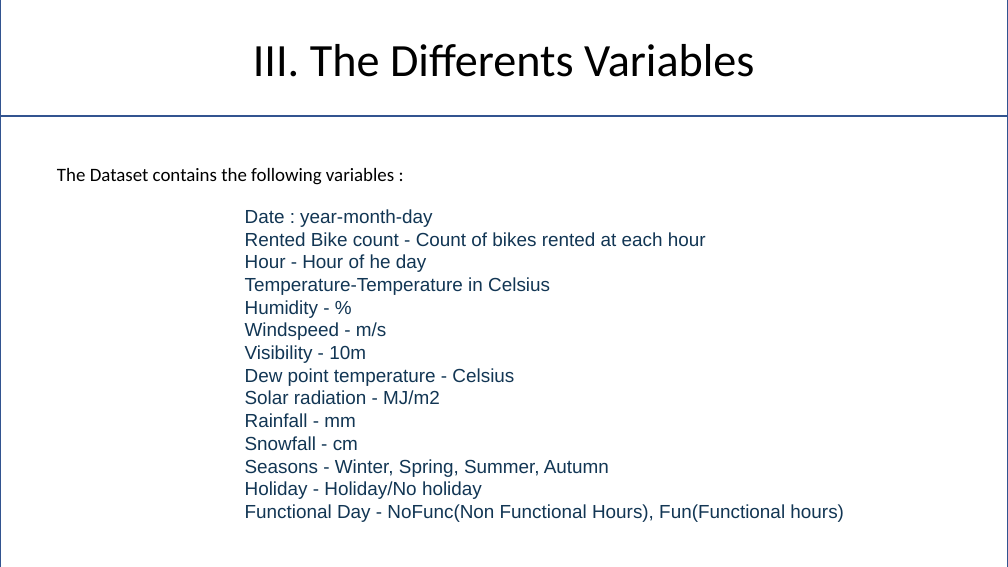
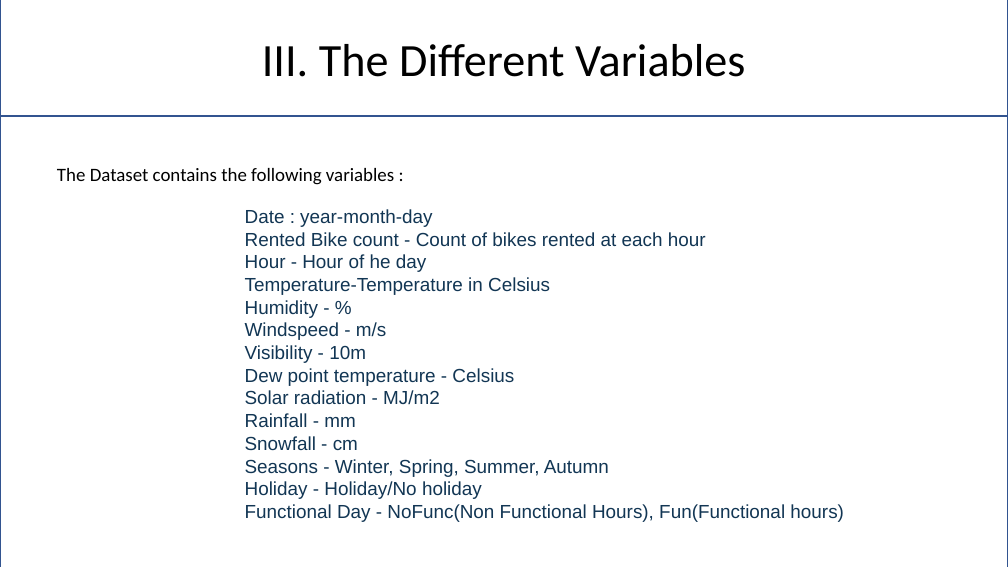
Before and after one commit to Pierre-Portfolio/Seoul-Bike-Sharing, a slide deck: slide 5 of livrable/rapport/SeoulPierreAnthony.pptx. Drawn at 1008x567 pixels with LibreOffice and Linux fonts; fonts in the diff are those of the drawing; background and template pictures are left out. Boxes give left, top, right and bottom in pixels: in the first picture for what was removed or moved away, otherwise in the second. Text is boxed around its words. In the diff, an @@ line names an element or a change of style, - is before the commit and + after.

```diff
--- a/livrable/rapport/SeoulPierreAnthony.pptx
+++ b/livrable/rapport/SeoulPierreAnthony.pptx
@@ text in rectangle at (262,44,745,77): text changed @@
-III. The Differents Variables
+III. The Different Variables
```
Also in this commit, not shown: 5 other slides changed.
